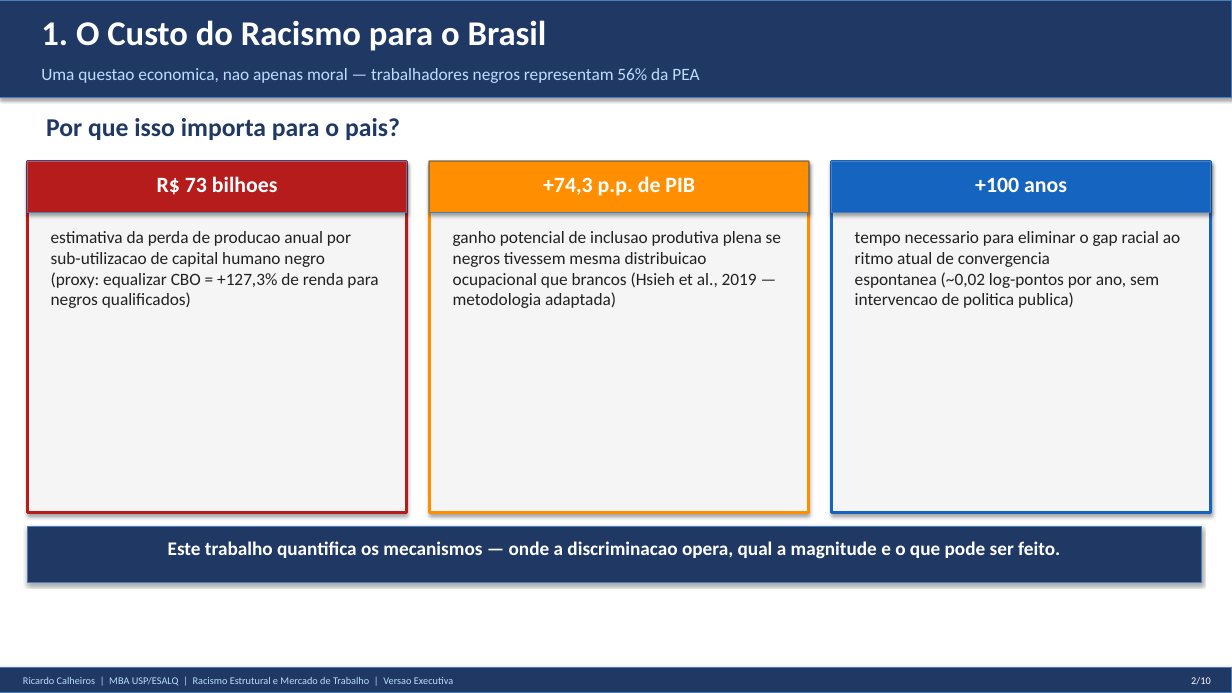
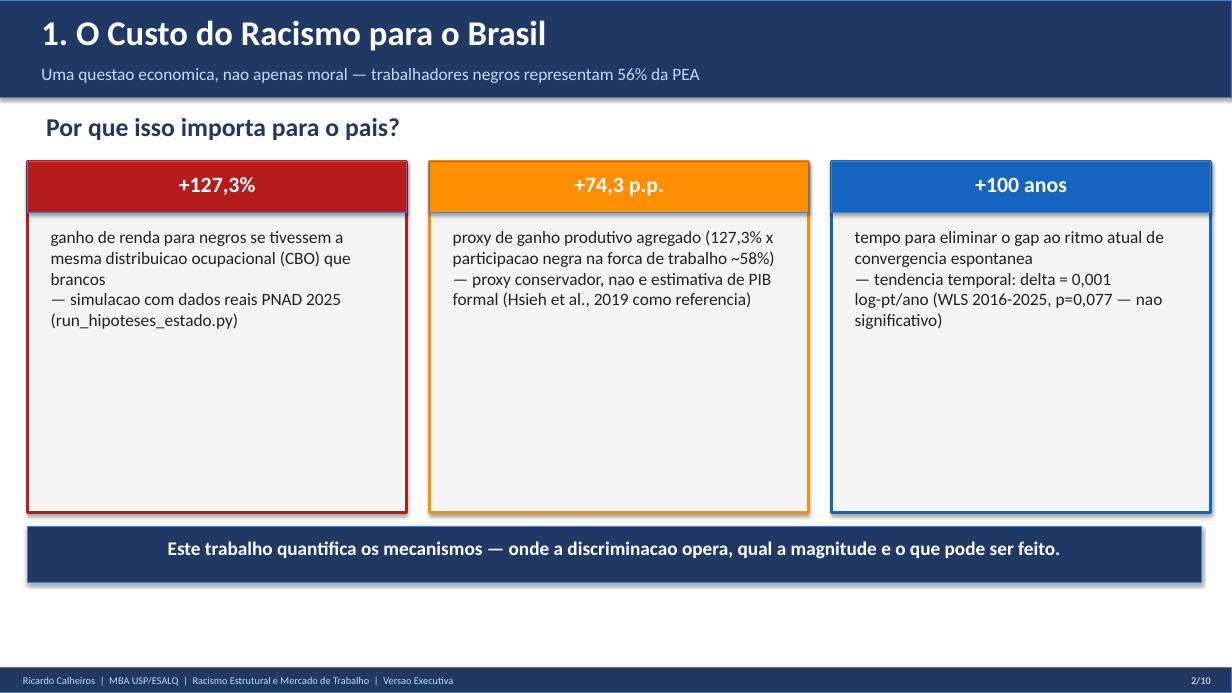
Before and after one commit to rickinrj-ux/ProjetoRacismoPNAD, a slide deck: slide 2 of apresentacao_executiva_tcc.pptx. Drawn at 1232x693 pixels with LibreOffice and Linux fonts; fonts in the diff are those of the drawing. Boxes give left, top, right and bottom in pixels: in the first picture for what was removed or moved away, otherwise in the second. Text is boxed around its words. In the diff, an @@ line names an element or a change of style, - is before the commit and + after.

```diff
--- a/apresentacao_executiva_tcc.pptx
+++ b/apresentacao_executiva_tcc.pptx
@@ text at [179,177,256,195]: text changed @@
-R$ 73 bilhoes
++127,3%
@@ text at [574,177,664,196]: text changed @@
-+74,3 p.p. de PIB
++74,3 p.p.
@@ text at [51,231,351,329]: text changed @@
-estimativa da perda de producao anual por sub-utilizacao de capital humano negro
-(proxy: equalizar CBO = +127,3% de renda para negros qualificados)
+ganho de renda para negros se tivessem a mesma distribuicao ocupacional (CBO) que brancos
+— simulacao com dados reais PNAD 2025 (run_hipoteses_estado.py)
@@ text at [453,230,775,307]: text changed @@
-ganho potencial de inclusao produtiva plena se negros tivessem mesma distribuicao
-ocupacional que brancos (Hsieh et al., 2019 — metodologia adaptada)
+proxy de ganho produtivo agregado (127,3% x participacao negra na forca de trabalho ~58%)
+— proxy conservador, nao e estimativa de PIB formal (Hsieh et al., 2019 como referencia)
@@ text at [855,231,1164,329]: text changed @@
-tempo necessario para eliminar o gap racial ao ritmo atual de convergencia
-espontanea (~0,02 log-pontos por ano, sem intervencao de politica publica)
+tempo para eliminar o gap ao ritmo atual de convergencia espontanea
+— tendencia temporal: delta = 0,001 log-pt/ano (WLS 2016-2025, p=0,077 — nao significativo)
```
Also in this commit, not shown: 4 other slides changed, 6 other files.
